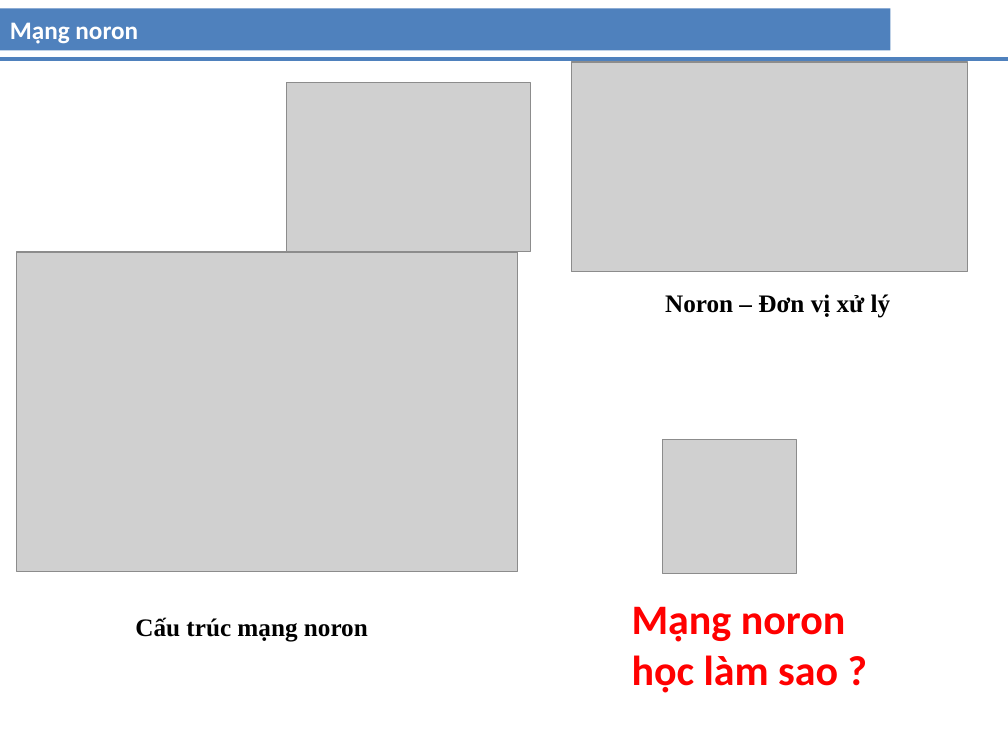
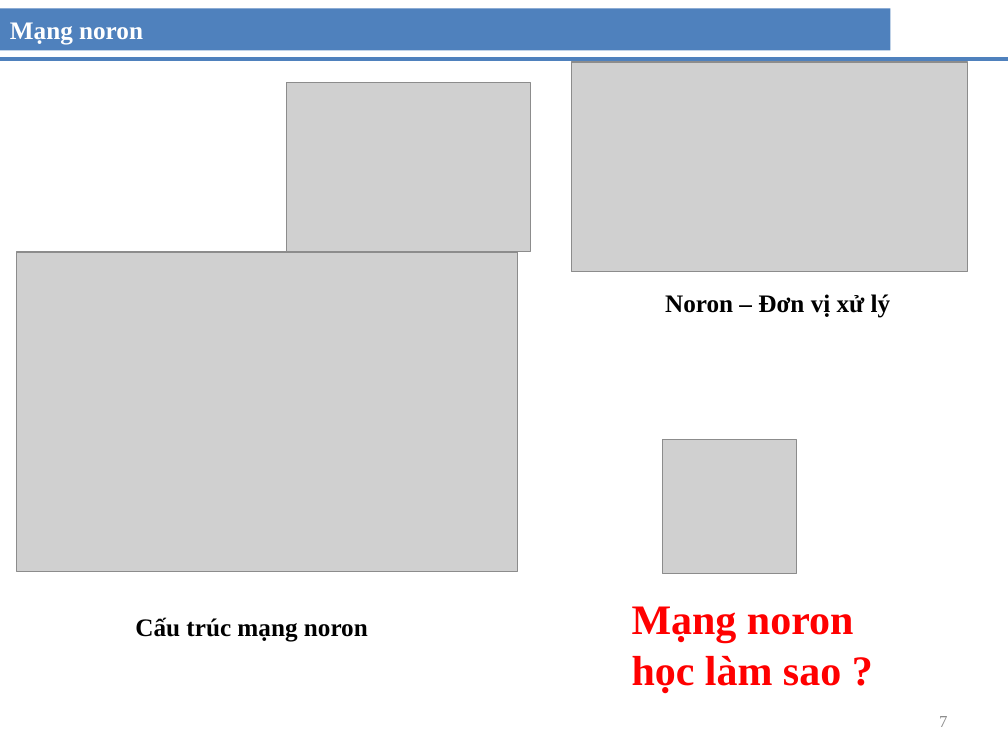
Before and after one commit to vniu/sign-traffic-recognition, a slide deck: slide 7 of doc/LuanVan.pptx (slide 6 before the commit). Drawn at 1008x756 pixels with LibreOffice and Linux fonts; fonts in the diff are those of the drawing; grey boxes stand for pictures. Boxes give left, top, right and bottom in pixels: in the first picture for what was removed or moved away, otherwise in the second. Text is boxed around its words. In the diff, an @@ line names an element or a change of style, - is before the commit and + after.

```diff
--- a/doc/LuanVan.pptx
+++ b/doc/LuanVan.pptx
@@ rectangle "Mạng noron" at <box>0,8,890,50</box>: font Calibri to Times New Roman @@
@@ text "Mạng noron học làm sao ..." at <box>632,606,854,693</box>: font Calibri to Times New Roman @@
@@ page number added at <box>939,716,947,727</box>, 12 pt, text #8C8C8C @@
+7
```
Also in this commit, not shown: 14 other slides changed, 4 slides added, 1 other file.
